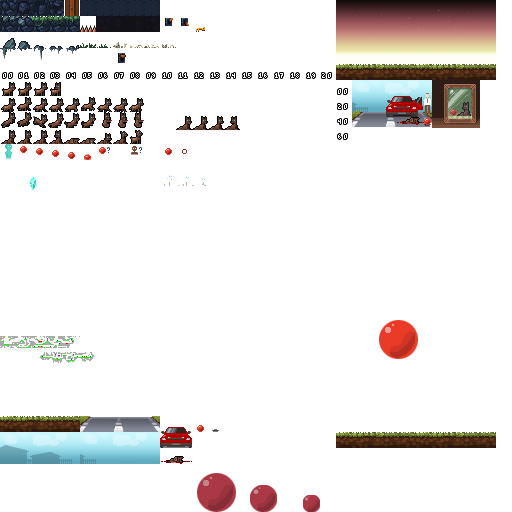
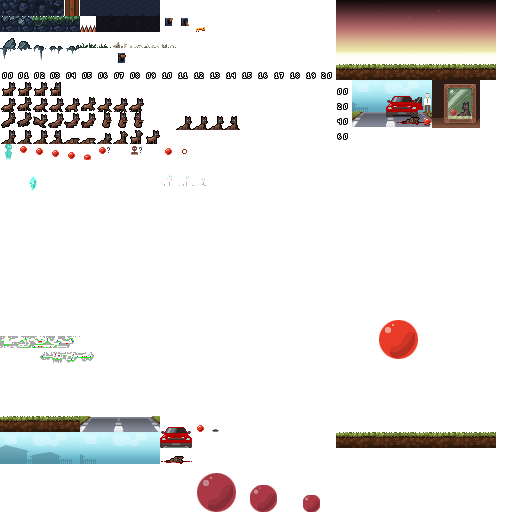
The second (512, 512) image is a revision of the first. Changes to its layers:
painted on "tiles" over [146,130,160,144]
